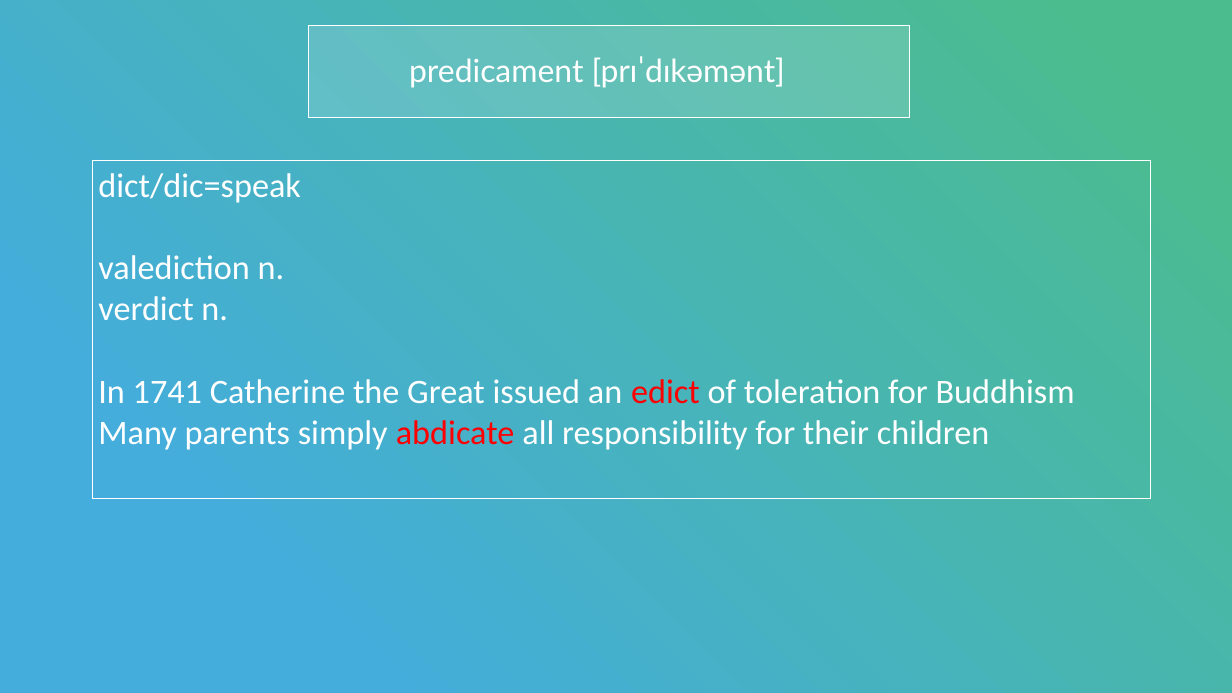
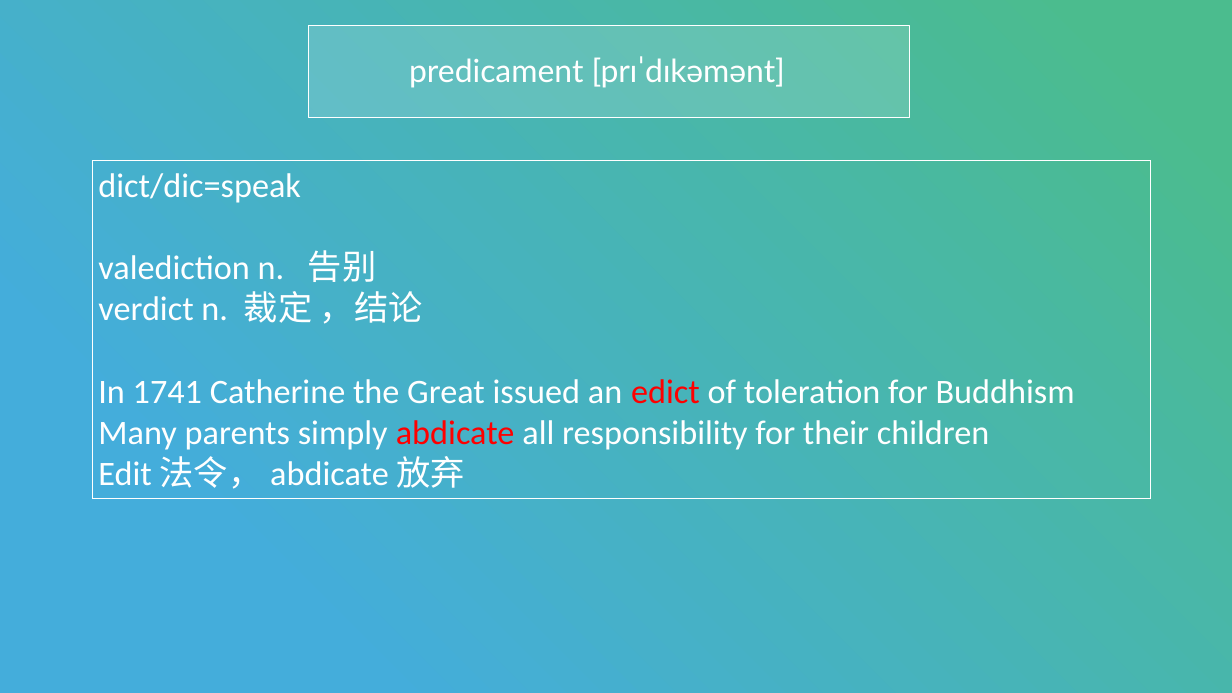
Before and after one commit to LukeLIN-web/toefl, a slide deck: slide 12 of yuedu/托福阅读第三讲-Rhetoric Purpose Questions - 副本.pptx. Drawn at 1232x693 pixels with LibreOffice and Linux fonts; fonts in the diff are those of the drawing. Boxes give left, top, right and bottom in pixels: in the first picture for what was removed or moved away, otherwise in the second. Text is boxed around its words. In the diff, an @@ line names an element or a change of style, - is before the commit and + after.

```diff
--- a/yuedu/托福阅读第三讲-Rhetoric Purpose Questions - 副本.pptx
+++ b/yuedu/托福阅读第三讲-Rhetoric Purpose Questions - 副本.pptx
@@ text in rectangle at [98, 250, 423, 324]: text changed @@
-valediction n.
-verdict n.
+valediction n. 告别
+verdict n. 裁定 ，结论
@@ text in rectangle at [98, 456, 465, 489]: paragraph added @@
+Edit 法令， abdicate 放弃
```
Also in this commit, not shown: 3 other slides changed, 9 other files.
